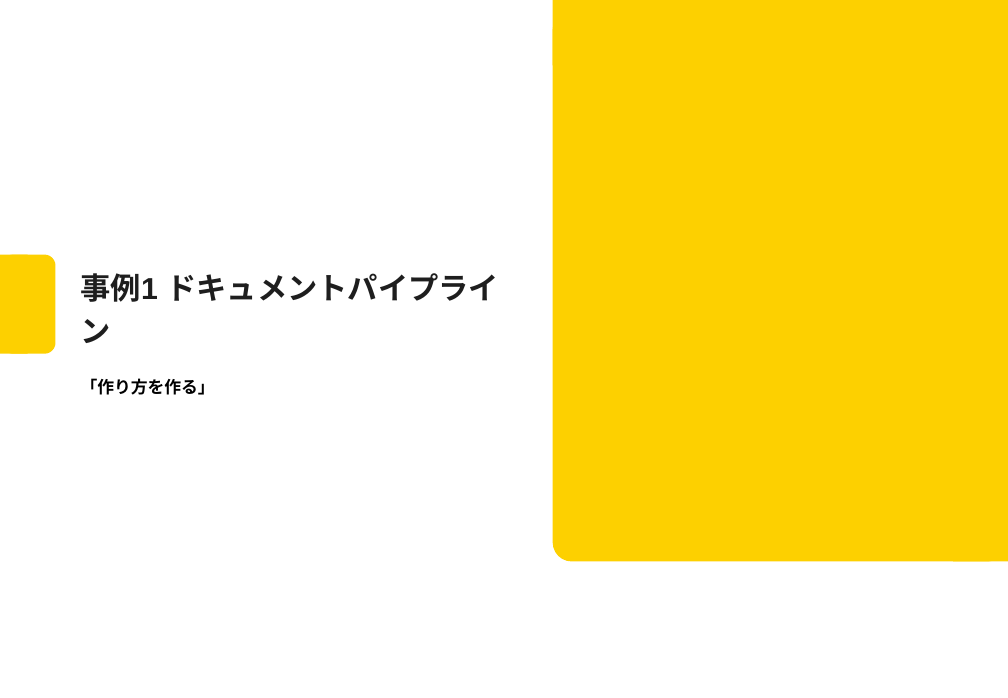
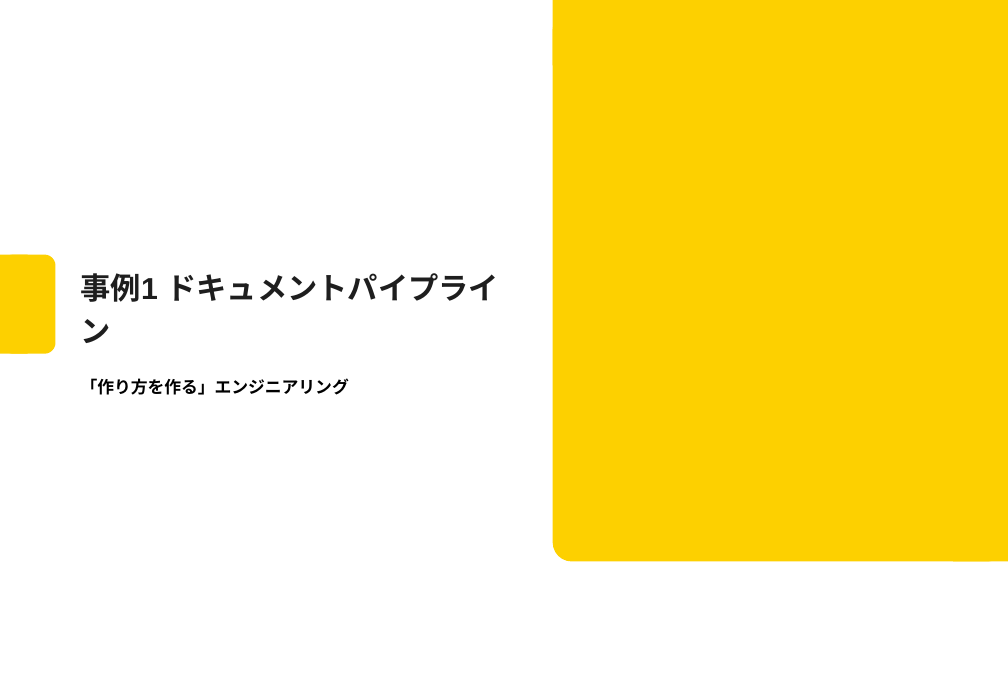
Before and after one commit to Mori-Taiki/Presentation, a slide deck: slide 3 of TechMeeting202604/techmeeting20260406.pptx (slide 6 before the commit). Drawn at 1008x698 pixels with LibreOffice and Linux fonts; fonts in the diff are those of the drawing; background and template pictures are left out. Boxes give left, top, right and bottom in pixels: in the first picture for what was removed or moved away, otherwise in the second. Text is boxed around its words. In the diff, an @@ line names an element or a change of style, - is before the commit and + after.

```diff
--- a/TechMeeting202604/techmeeting20260406.pptx
+++ b/TechMeeting202604/techmeeting20260406.pptx
@@ subtitle at (81, 378, 349, 395): text changed @@
-「作り方を作る」
+「作り方を作る」エンジニアリング
```
Also in this commit, not shown: 21 other slides changed, 3 slides added, 1 slide removed.
